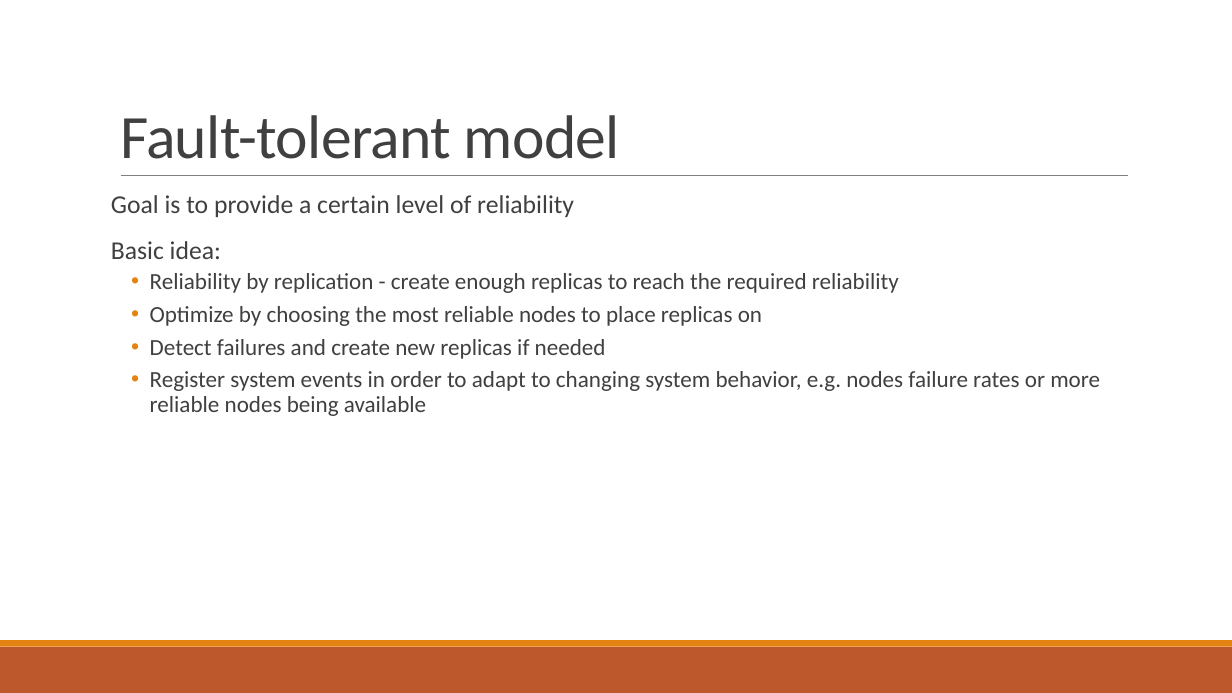
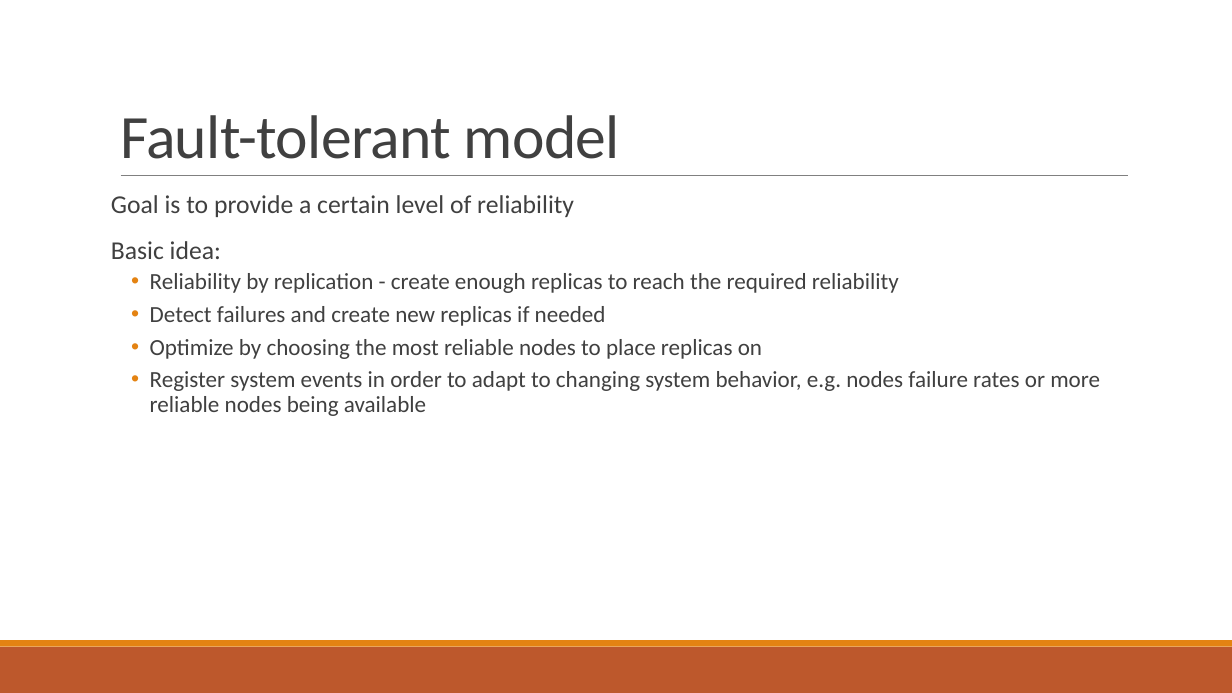
Before and after one commit to PStahl/master_thesis, a slide deck: slide 7 of presentation/presentation2.pptx (slide 14 before the commit). Drawn at 1232x693 pixels with LibreOffice and Linux fonts; fonts in the diff are those of the drawing. Boxes give left, top, right and bottom in pixels: in the first picture for what was removed or moved away, otherwise in the second. Text is boxed around its words. In the diff, an @@ line names an element or a change of style, - is before the commit and + after.

```diff
--- a/presentation/presentation2.pptx
+++ b/presentation/presentation2.pptx
@@ text at (x1=150, y1=306, x2=606, y2=326): paragraph added @@
+  • Detect failures and create new replicas if needed
@@ text at (x1=150, y1=339, x2=606, y2=359): paragraph removed @@
-  • Detect failures and create new replicas if needed
```
Also in this commit, not shown: 7 other slides changed.
